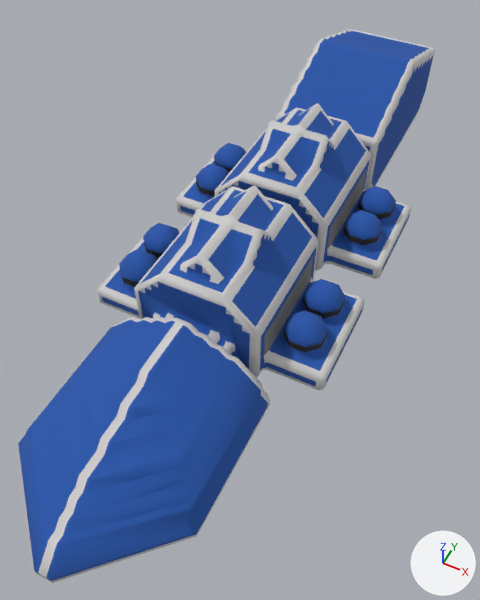
The OBJ model src/jsMain/resources/meshes/diadochi-3-chernobog-class.obj: old version first, new version second.
Both versions are drawn from a 50 mm lens placed at (28.0, -66.9, 86.4), pointed at (-1.8, -7.3, 11.8). Lighting does not change. The marker at lower right points along +X, +Y and +Z. Where no turn or scale is listed for an object, it has been applied to the vertices.

Names of what the first picture shows: 'diadochi-3-chernobog-class'.
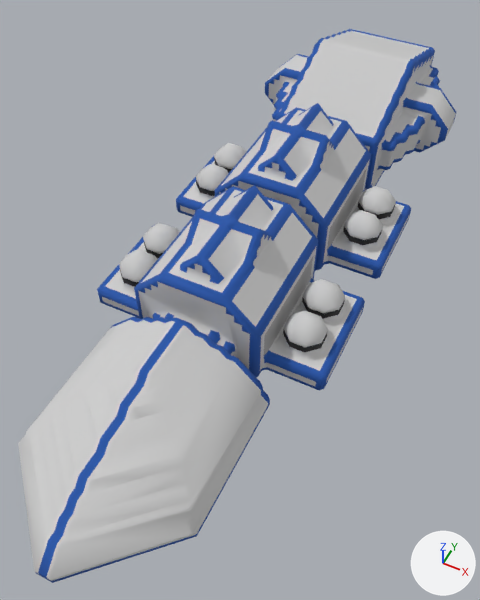
The change, as a list of edits to the scene's bpy script:
```text
Change me_diadochi_3_chernobog_class:
    used by ob_diadochi_3_chernobog_class; location = (0.0, 0.0, 0.0)
    remove me_diadochi_3_chernobog_class.from_pydata(...)  # 3218 vertices, 5970 faces; spans x -16.5..16.5, y -54.5..54.5, z -0.1..33.9
    add me_diadochi_3_chernobog_class.from_pydata(...)  # 3766 vertices, 7025 faces; spans x -16.5..16.5, y -54.5..54.5, z -0.1..33.9
    me_diadochi_3_chernobog_class part 1: 5 vertices moved from x -11.0..11.0, y -13.0..54.0, z 20.4..24.4 to x -10.0..11.0, y -12.5..53.5, z 21.9..24.4; 27 vertices removed from x -14.0..14.0, y -25.3..54.0, z 11.4..33.4; 575 vertices added at x -16.5..16.5, y -19.0..53.0, z 11.4..33.4
    me_diadochi_3_chernobog_class part 2: 4558 kept faces spanning x -16.5..16.5, y -54.5..51.7, z 10.9..33.9 get new texture (UV) coordinates
```

Boxes (x1, y1, x2, y2) around the edits, measured in the pictures (480 x 600 px):
'diadochi-3-chernobog-class', reshaped
    before: (18, 29, 435, 583)
    after: (18, 29, 456, 583)
part 1 of me_diadochi_3_chernobog_class, built on
    before: (119, 130, 378, 345)
    after: (119, 54, 456, 311)
part 2 of me_diadochi_3_chernobog_class, surface changed (blue to grey)
    both: (18, 29, 435, 583)
